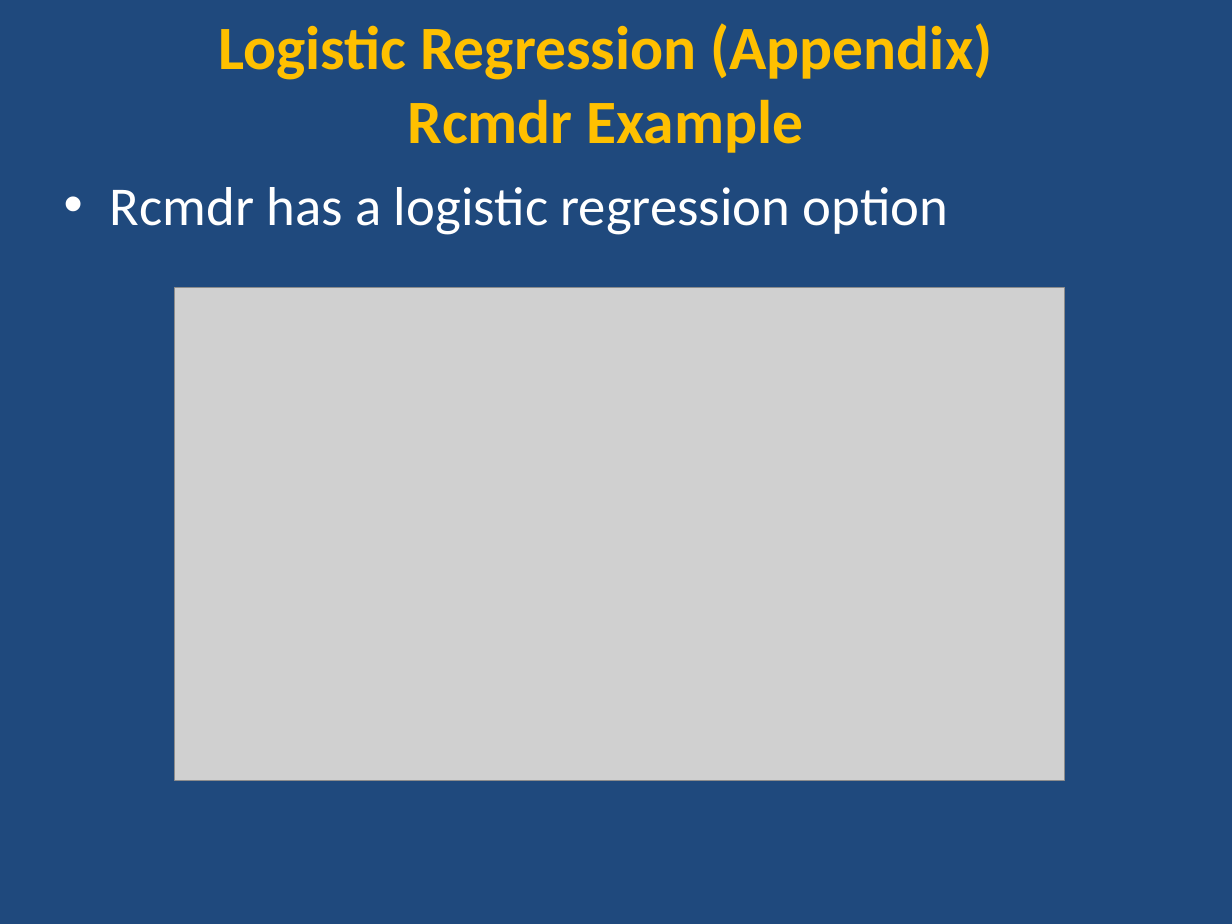
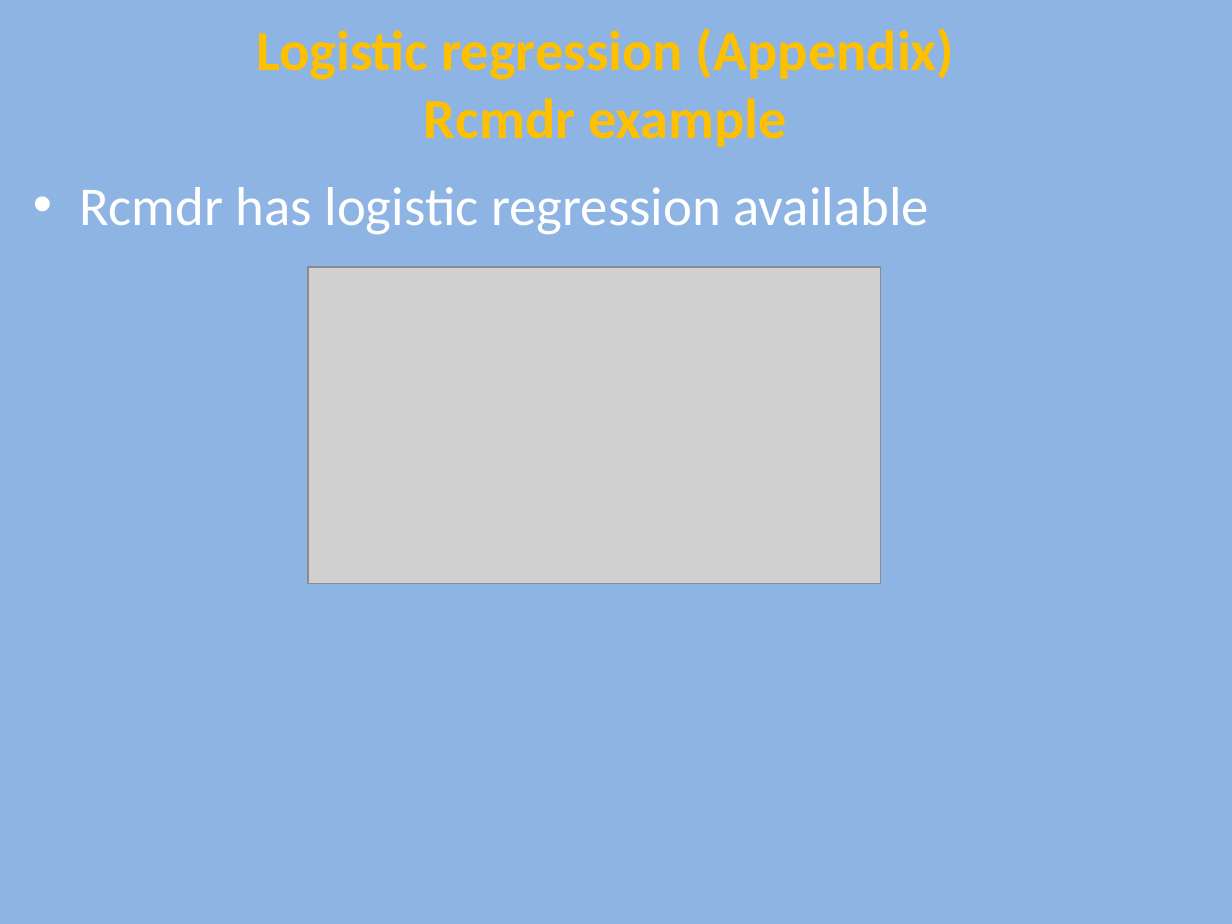
Before and after one commit to ncss-tech/stats_for_soil_survey, a slide deck: slide 25 of presentations/7_logistic_regression/Logistic.pptx (slide 21 before the commit). Drawn at 1232x924 pixels with LibreOffice and Linux fonts; fonts in the diff are those of the drawing; grey boxes stand for pictures. Boxes give left, top, right and bottom in pixels: in the first picture for what was removed or moved away, otherwise in the second. Text is boxed around its words. In the diff, an @@ line names an element or a change of style, - is before the commit and + after.

```diff
--- a/presentations/7_logistic_regression/Logistic.pptx
+++ b/presentations/7_logistic_regression/Logistic.pptx
@@ background #1F497D to #8EB4E3 @@
@@ text at <box>256,28,954,147</box>: text changed; size 36 to 33 pt @@
-Logistic Regression (Appendix)
-Rcmdr Example
+Logistic regression (Appendix)
+Rcmdr example
@@ text at <box>79,187,928,235</box>: text changed @@
-• Rcmdr has a logistic regression option
+• Rcmdr has logistic regression available
@@ picture: place and size @@
-picture at <box>175,287,1064,780</box>
+picture at <box>308,267,881,584</box>
```
Also in this commit, not shown: 26 other slides changed, 4 slides added.
